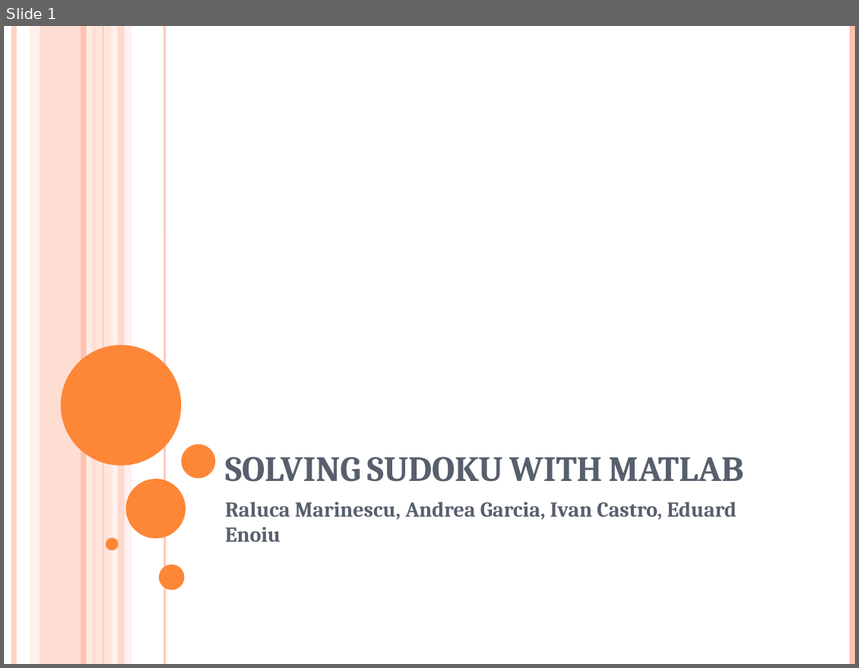
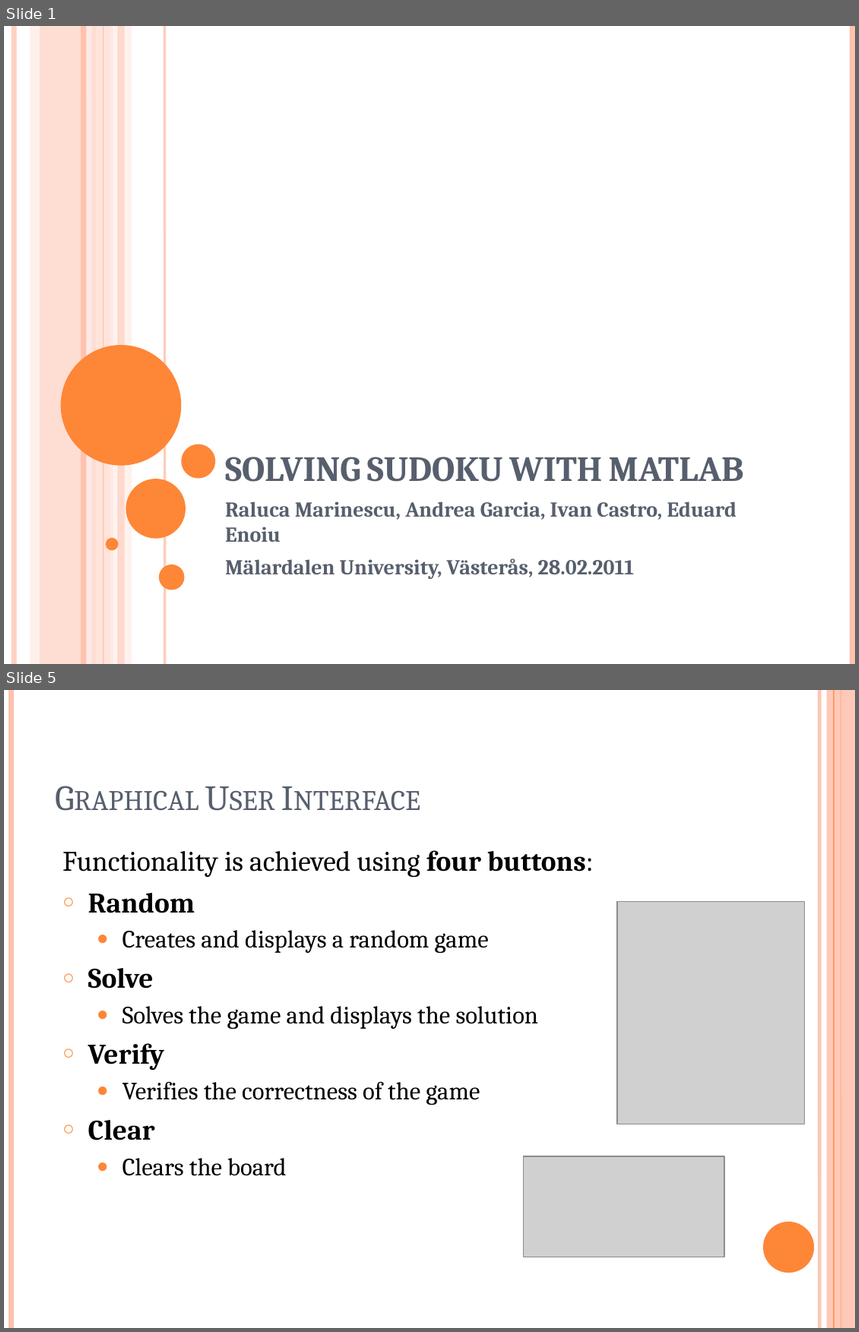
Before and after one commit to VivekVeeri/i-sudoku-matlab, a slide deck: doc/SOLVING SUDOKU WITH MATLAB.pptx. Shown one above the other, each under a label of ours: slide 1 before the commit, slides 1 and 5 after it; the slides between them are not shown. The pictures are 859x668 and 859x1332 pixels, drawn with LibreOffice and Linux fonts; fonts in the diff are those of the drawing; grey boxes stand for pictures. Boxes give left, top, right and bottom in pixels: in the first picture for what was removed or moved away, otherwise in the second. Text is boxed around its words. In the diff, an @@ line names an element or a change of style, - is before the commit and + after.

```diff
--- a/doc/SOLVING SUDOKU WITH MATLAB.pptx
+++ b/doc/SOLVING SUDOKU WITH MATLAB.pptx
@@ slide 5 added at (4,690,855,1328), background #FFFFFF @@
@@ line added from (11, 690) to (11, 1328), #FEC3AE 4.5 pt @@
@@ line added from (819, 690) to (819, 1328), #FEC3AE 3 pt @@
@@ rectangle added at (827,690,855,1328), fill #FEC3AE at 87% opacity @@
@@ line added from (834, 690) to (834, 1328), #FE8637 0.75 pt @@
@@ line added from (841, 690) to (841, 1328), #FE8637 1.5 pt @@
@@ title added at (47,716,742,822), 30 pt, text #575F6D, small capitals @@
+Graphical User Interface
@@ text added at (63,850,593,1176), 21 pt, text #000000 @@
+Functionality is achieved using four buttons:
+○ Random
+  ● Creates and displays a random game
+○ Solve
+  ● Solves the game and displays the solution
+○ Verify
+  ● Verifies the correctness of the game
+○ Clear
+  ● Clears the board
@@ picture added at (617,902,804,1124) @@
@@ picture added at (523,1157,724,1257) @@
@@ ellipse added at (763,1222,814,1273), fill #FE8637 @@
@@ slide 1 changed as well @@
@@ subtitle at (225,559,635,579): paragraph added @@
+Mälardalen University, Västerås, 28.02.2011
```
Also in this commit, not shown: 1 other slide changed, 18 other slides added, 1 other file.
